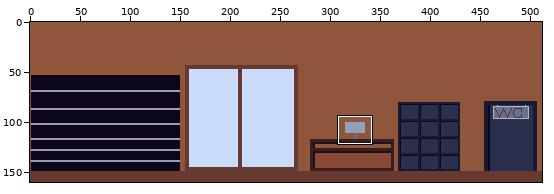
Edited in one commit: pixel-art file (TheDreams/Assets/MapsData/Base#1/Store#2/InStore#1.aseprite). The first picture is a wide view before the edit; the outline marks the close-up.
Close-up. Before the edit:
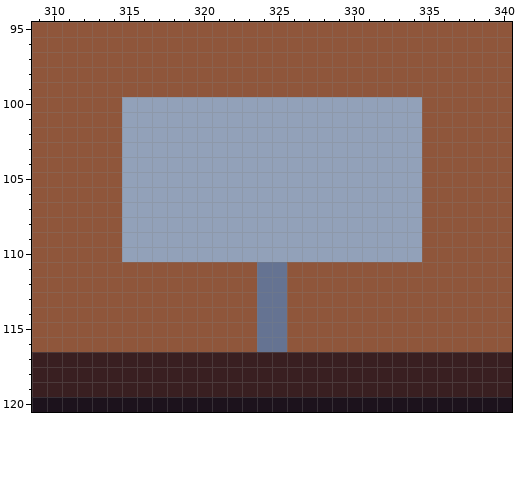
512x160 pixels, 1 frame. Shown: x 309..340, y 95..120. The commit also changed other parts of the picture, which this record leaves out.
Now the later version:
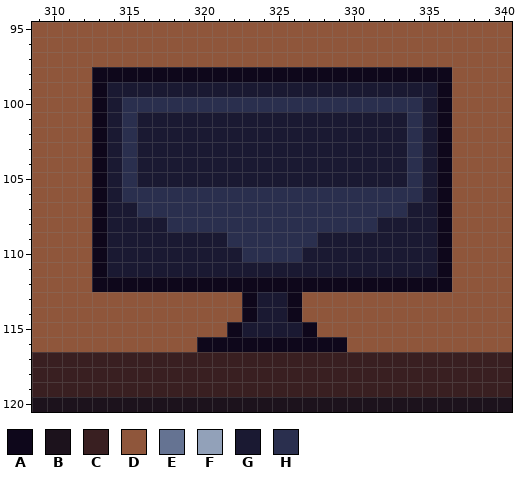
Palette (. is transparent): A #0e071b  B #1c121c  C #391f21  D #8f563b  E #657392  F #92a1b9  G #1a1932  H #2a2f4e
Changes in this commit:
layer "pc" added
Layer "pc":
The author changed colour D to colour A in row 98 at x 313 to 336; in rows 99 to 111 at x 313 and 336; in row 112 at x 313 to 323 and 326 to 336; in rows 113 to 114 at x 323 and 326; in row 115 at x 322 and 327; in row 116 at x 320 to 323 and 326 to 329.
The author changed colour E to colour A in row 112 at x 324 to 325; in row 116 at x 324 to 325.
The author changed colour D to colour G in row 99 at x 314 to 335; in rows 100 to 110 at x 314 and 335; in row 111 at x 314 to 323 and 326 to 335; in row 115 at x 323 and 326.
The author changed colour E to colour G in row 111 at x 324 to 325; in rows 113 to 115 at x 324 to 325.
The author changed colour F to colour G in rows 101 to 105 at x 316 to 333; in row 107 at x 315 and 334; in row 108 at x 315 to 317 and 332 to 334; in row 109 at x 315 to 321 and 328 to 334; in row 110 at x 315 to 322 and 327 to 334.
The author changed colour F to colour H in row 100 at x 315 to 334; in rows 101 to 105 at x 315 and 334; in row 106 at x 315 to 334; in row 107 at x 316 to 333; in row 108 at x 318 to 331; in row 109 at x 322 to 327.
The author changed colour F to colour H in row 110 at x 323 to 326.
Changed places in both close-ups, as pixel boxes (x1, y1, x2, y2):
changed: (92, 67, 452, 352)
